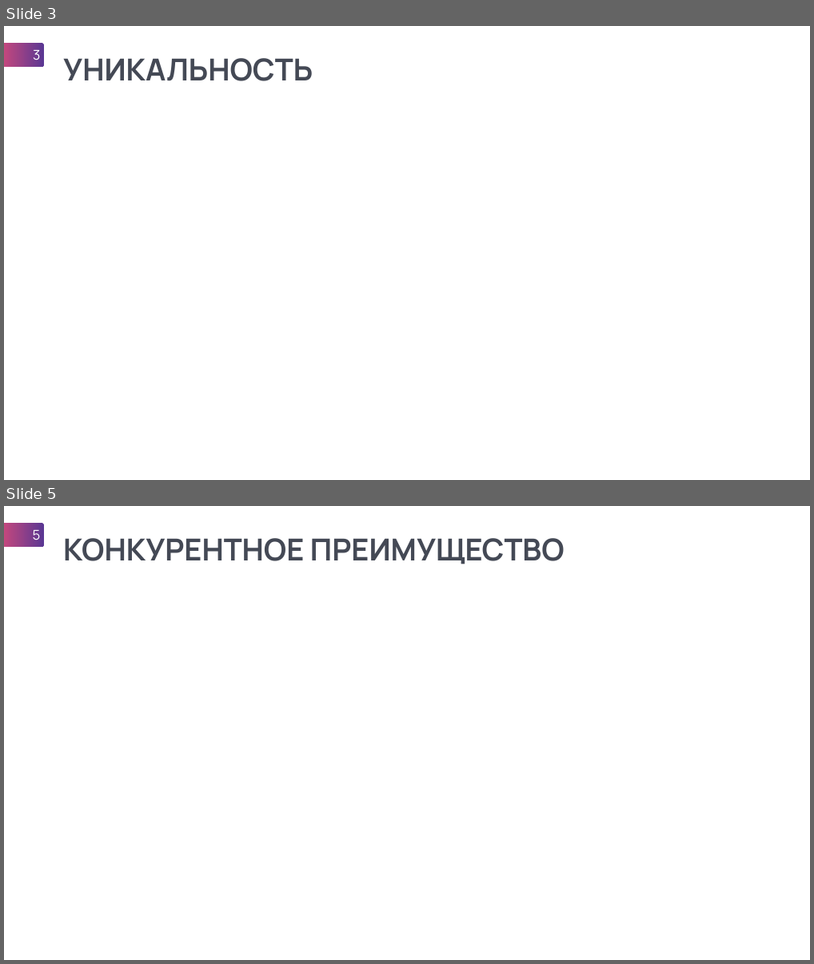
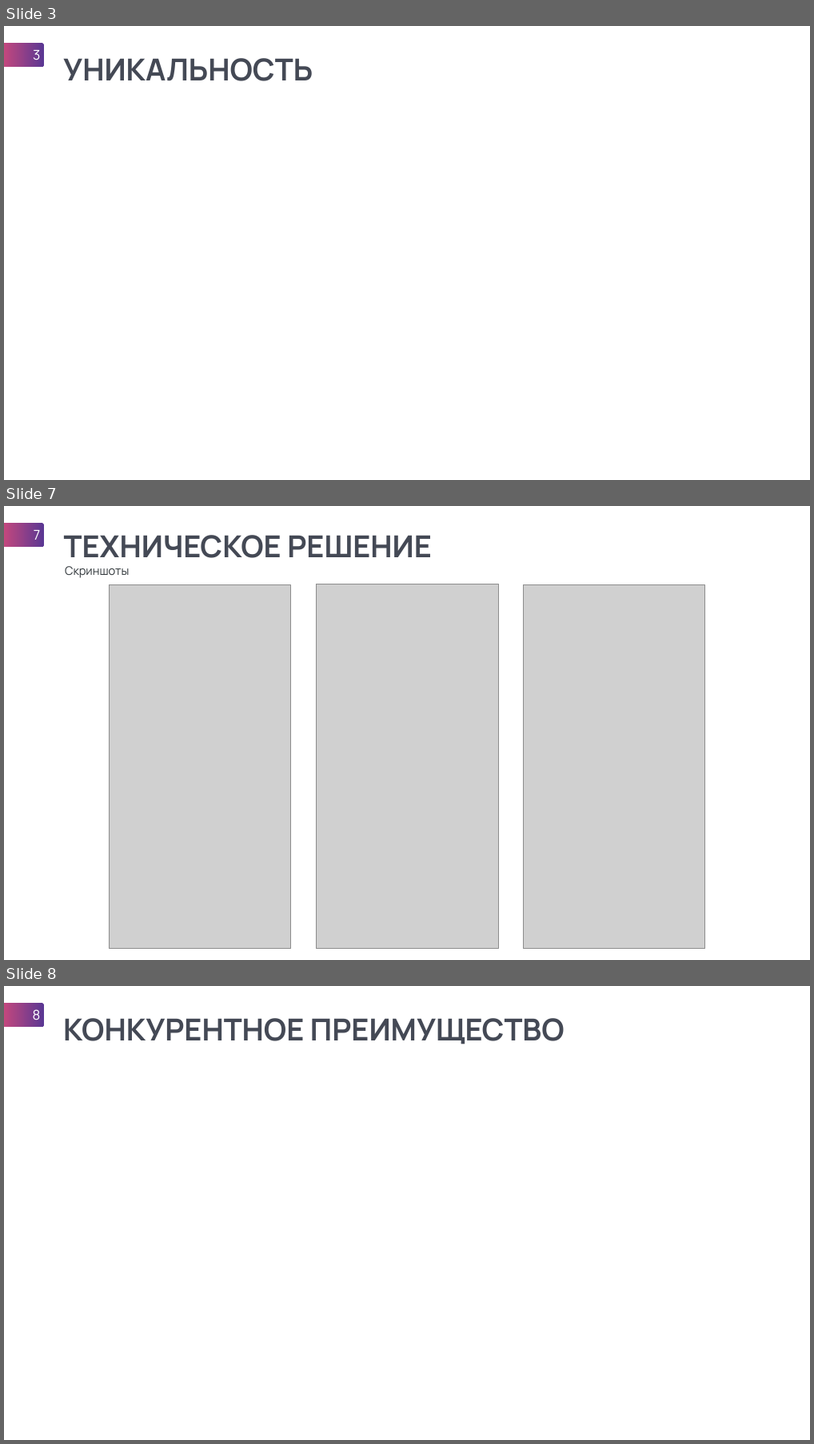
Before and after one commit to adonixis/MFC56, a slide deck: Презентация Выйти из IT.pptx. Shown one above the other, each under a label of ours: slides 3 and 5 before the commit, slides 3, 7 and 8 after it; the slides between them are not shown. The pictures are 814x964 and 814x1444 pixels, drawn with LibreOffice and Linux fonts; fonts in the diff are those of the drawing; grey boxes stand for pictures. Boxes give left, top, right and bottom in pixels: in the first picture for what was removed or moved away, otherwise in the second. Text is boxed around its words. In the diff, an @@ line names an element or a change of style, - is before the commit and + after.

```diff
--- a/Презентация Выйти из IT.pptx
+++ b/Презентация Выйти из IT.pptx
@@ slide 7 added at box(4, 506, 810, 960), background #FFFFFF @@
@@ page number added at box(4, 523, 44, 547), fill gradient #5A3793 to #EC4E75, 32 pt, text #FFFFFF @@
+7
@@ text added at box(64, 535, 432, 558), 72 pt, text #444955, bold @@
+ТЕХНИЧЕСКОЕ РЕШЕНИЕ
@@ text added at box(65, 566, 129, 578), 28 pt, text #31373B @@
+Скриншоты
@@ picture added at box(110, 585, 290, 948) @@
@@ picture added at box(316, 584, 498, 948) @@
@@ picture added at box(524, 585, 705, 948) @@
@@ what was slide 5 is now slide 8 @@
@@ page number at box(33, 1009, 41, 1020): text changed @@
-5
+8
```
Also in this commit, not shown: 3 slides changed, 2 other slides added.
